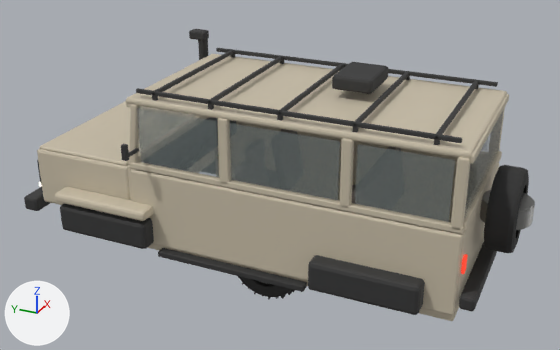
An edit to the FBX model unity-project/Assets/Resources/Desert/Car/DCar.fbx, drawn before and after from the same camera.
Camera for both pictures: a 50 mm lens placed at (-6.69, -3.15, 4.41), pointed at (0.08, -0.1, 1.03). The lights are fixed; the arrows at lower left show +X, +Y and +Z. The first picture is the older version. Where no turn or scale is listed for an object, it has been applied to the vertices. Vertices at exactly the same position are counted once.

Objects in the first picture: 'DCar_Body', 'DCar_Glass', 'DCar_Wheel' and 2 more.
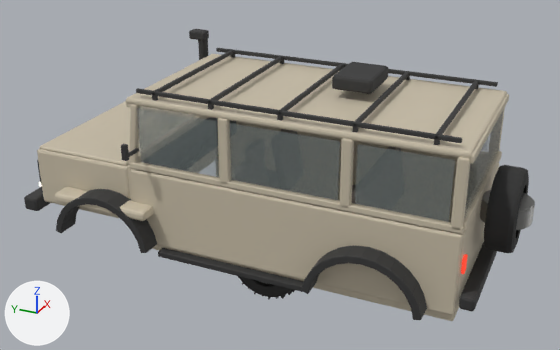
What changed in the scene script:
```text
Change me_body:
    used by ob_dcar_body; location = (0.0, 0.0, 0.0)
    remove me_body.from_pydata(...)  # 3880 vertices, 3642 faces; spans x -1.12..1.12, y -2.67..2.53, z 0.37..2.23
    add me_body.from_pydata(...)  # 6344 vertices, 6018 faces; spans x -1.12..1.12, y -2.67..2.53, z 0.37..2.23
    me_body part 1: the loose piece of 56 vertices spanning x -1.11..-0.89, y 0.97..1.0, z 1.48..1.51 is copied, and the copy is multiplied about its middle by the matrix ((1.077, 0.0, 0.0), (0.0, -4.319, 1.508), (0.0, -2.932, -2.221)), then moved by (0.03, 0.12, -0.66); it spans x -1.09..-0.85, y 1.03..1.18, z 0.77..0.91
    me_body part 2: the loose piece of 56 vertices spanning x -0.95..-0.85, y -0.8..0.8, z 0.37..0.43 is copied, and the copy is multiplied about its middle by the matrix ((2.593, 0.0, 0.0), (0.0, -0.021, -1.298), (0.0, 0.078, -0.344)), then moved by (-0.07, -0.89, 0.14); it spans x -1.09..-0.85, y -0.94..-0.84, z 0.46..0.61
    me_body part 3: 56 vertices removed from x -1.05..-0.85, y 0.88..1.92, z 0.47..0.77; 616 vertices added at x -1.09..-0.85, y 0.84..1.96, z 0.46..0.97
    me_body part 4: 56 vertices removed from x -1.05..-0.85, y -1.93..-0.87, z 0.47..0.77; 616 vertices added at x -1.09..-0.85, y -1.96..-0.87, z 0.46..0.97
    other edits to the shape of me_body do not show in these pictures
```

Location of each change, [x1, y1, x2, y2] in pixels of the pictures (560 x 350 px):
part 1 of me_body, added: after [116, 200, 132, 222]
part 2 of me_body, added: after [301, 274, 319, 294]
part 3 of me_body, reshaped: before [60, 203, 154, 249]; after [56, 189, 157, 253]
part 4 of me_body, reshaped: before [308, 255, 425, 315]; after [305, 245, 427, 320]
